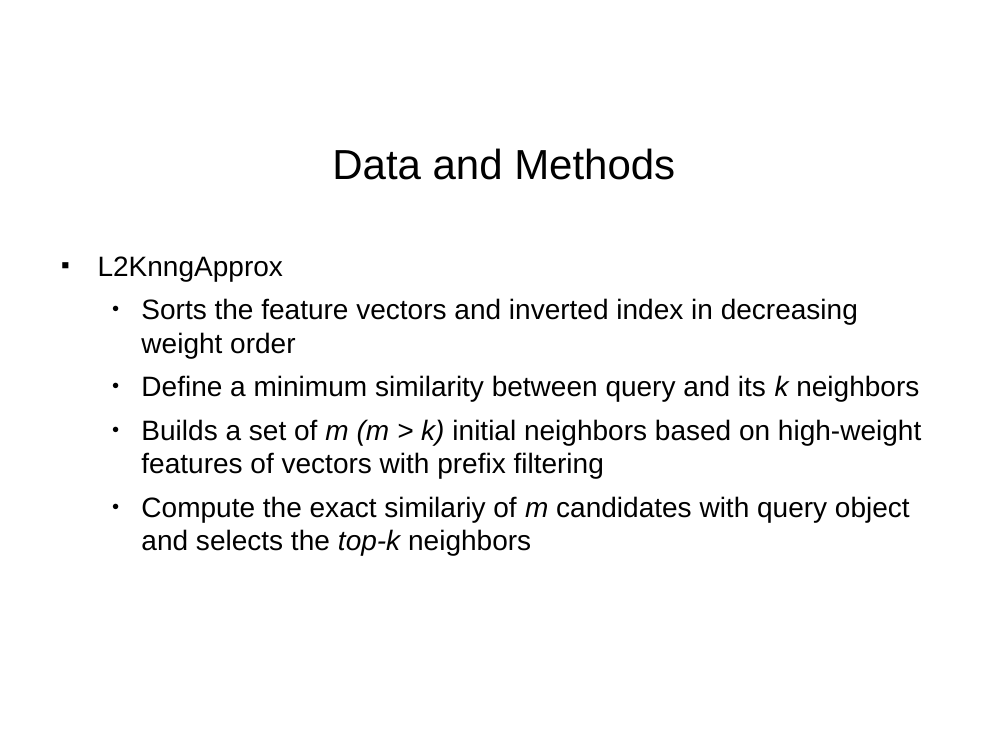
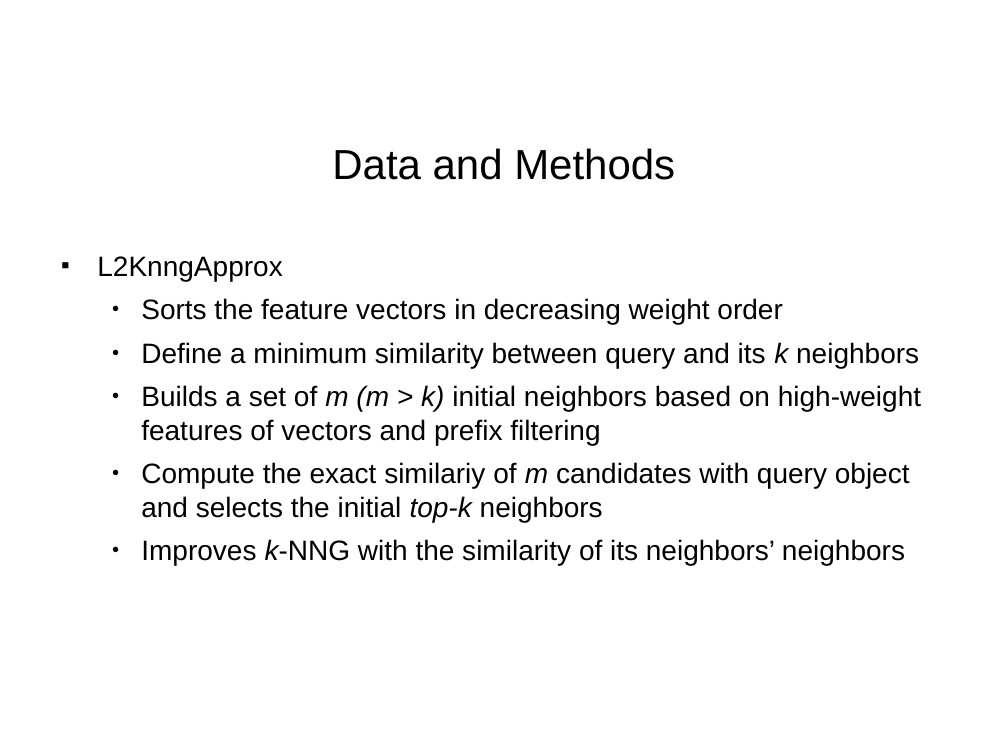
Before and after one commit to paulohq/apresentacao-L2KNNG, a slide deck: slide 11 of apresentacao-L2KNNG.ppt. Drawn at 1008x756 pixels with LibreOffice and Linux fonts; fonts in the diff are those of the drawing; background and template pictures are left out. Boxes give left, top, right and bottom in pixels: in the first picture for what was removed or moved away, otherwise in the second. Text is boxed around its words. In the diff, an @@ line names an element or a change of style, - is before the commit and + after.

```diff
--- a/apresentacao-L2KNNG.ppt
+++ b/apresentacao-L2KNNG.ppt
@@ text at [141,298,782,324]: text changed @@
-  ● Sorts the feature vectors and inverted index in decreasing weight order
+  ● Sorts the feature vectors in decreasing weight order
@@ text at [141,385,921,565]: text changed @@
-  ● Builds a set of m (m > k) initial neighbors based on high-weight features of vectors with prefix filtering
-  ● Compute the exact similariy of m candidates with query object and selects the top-k neighbors
+  ● Builds a set of m (m > k) initial neighbors based on high-weight features of vectors and prefix filtering
+  ● Compute the exact similariy of m candidates with query object and selects the initial top-k neighbors
+  ● Improves k-NNG with the similarity of its neighbors’ neighbors
```
Also in this commit, not shown: 14 other slides changed, 1 slide added, 1 slide removed, 2 other files.
